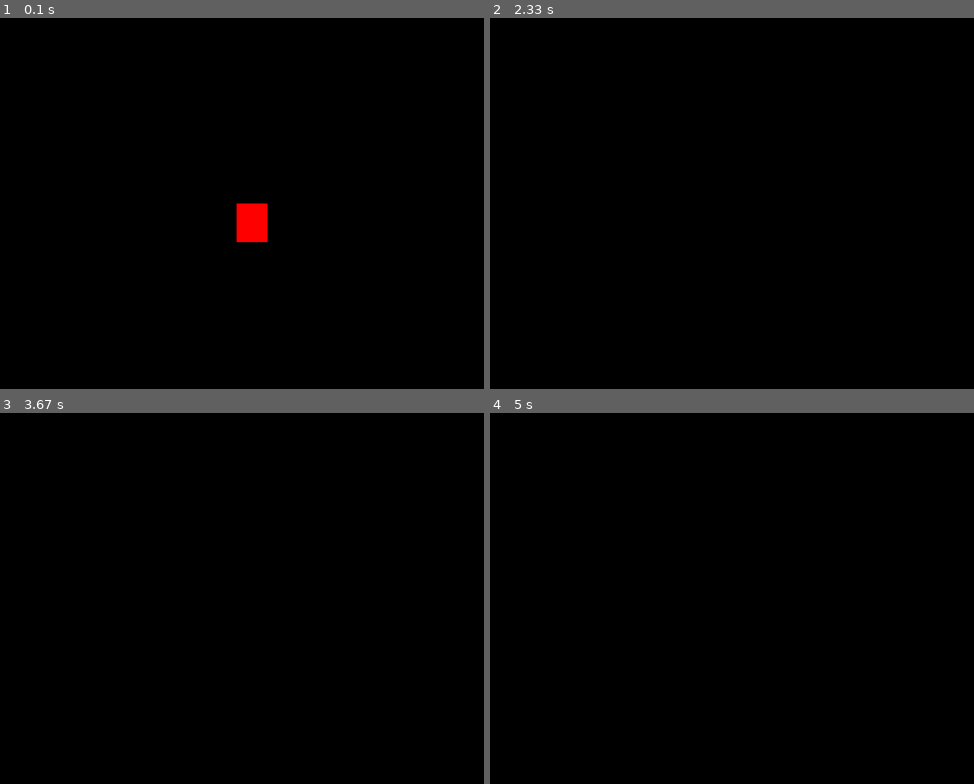
Above: before the commit, frames 1-4 (two rows, left to right).
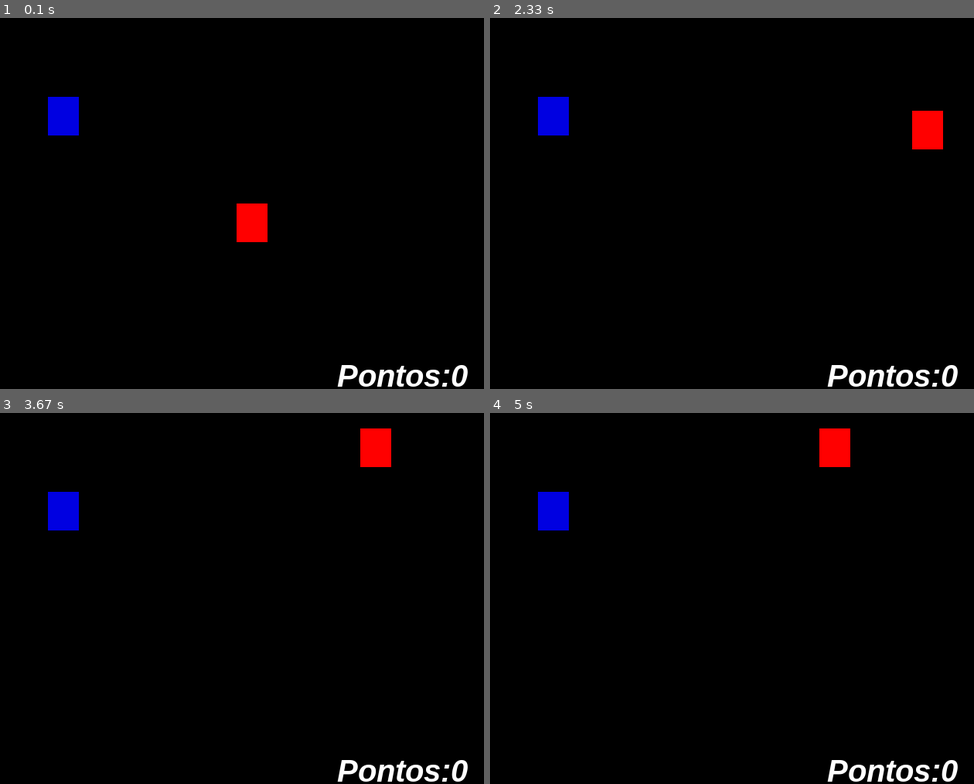
Above: after the commit, the same moments.

Repository: lomaferreira/pygame
Game: pygame game, started from init.py
Same seed, same stepped clock (60 frames per second), same inputs: the game is played once before the commit and once after it.
Inputs:
- Up to frame 1 (0.1 s): no input
- Up to frame 2 (2.33 s): hold D 0.33-0.8 s; hold W 0.83-1.13 s; hold D 1.17-1.63 s; hold A 1.67-2.2 s; hold S from 2.23 s (still down)
- Up to frame 3 (3.67 s): release S at 2.53 s; hold A 2.57-2.97 s; hold W 3-3.37 s; hold D from 3.4 s (still down)
- Up to frame 4 (5 s): release D at 4.03 s; hold A 4.47-4.93 s; hold D from 4.97 s (still down)

The runs differ from the first frame. In frame 1, 1.4% of the frame differs, in the area x 9-97%, y 21-100%; in frame 2, 2.1%; in frame 3, 2.1%; in frame 4, 2.1%.

Commit message:
add point count

Diff:
--- a/init.py
+++ b/init.py
@@ -3,16 +3,26 @@
 from pygame.locals import *
 # importa do modulo sys a função exit(fecha a janela do jogo)
 from sys import exit
+from random import randint #importa a funçao randint(sortea valores)
 
 pygame.init()  # inicializa todas as funções e variaveis
 
 
 largura = 640
 altura = 480
-x=largura/2 #controlam o movimento dos objetos(ta no centro(n exatamente))
-y=altura/2
+x = largura/2  # controlam o movimento dos objetos(ta no centro(n exatamente))
+y = altura/2
 
-relogio= pygame.time.Clock() #velocidade do movimento
+x_azul=randint(40,600) #posições de escolha pra x, desconsiderando a altura do retangulo pra n sair da tela
+y_azul=randint(50,430)
+
+
+pontos=0
+#pygame.font.get_fonts() ver as fontes disponiveis
+fonte=pygame.font.SysFont('arial',40,True,True)
+
+
+relogio = pygame.time.Clock()  # velocidade do movimento
 
 # cria um objeto que vai ser a tela largura=640 e h=480
 tela = pygame.display.set_mode((largura, altura))
@@ -20,8 +30,13 @@
 
 # loop infinito principal do jogo(atualização do jogo)
 while True:
-    tela.fill((0,0,0))#preenche a tela da cor preta a cada interação(n ver a prolongação do movimento )
-    relogio.tick(50)
+    # preenche a tela da cor preta a cada interação(n ver a prolongação do movimento )
+    tela.fill((0, 0, 0))
+    relogio.tick(30)
+
+    mensagem=f"Pontos:{pontos}"
+
+    texto_formatado=fonte.render(mensagem,True,(255,255,255)) #uni a msg e a fonte(mensagem, false=maisPixelado)
 
     # detecta se algum evento ocorreu
     for event in pygame.event.get():
@@ -30,23 +45,46 @@
             pygame.quit()
             exit()
 
-    if pygame.key.get_pressed()[K_a]:# Se teclar ou precionar a tecla A
-         x-=20
+    if pygame.key.get_pressed()[K_a]:  # Se teclar ou precionar a tecla A
+        x -= 20
     if pygame.key.get_pressed()[K_d]:
-        x+=20
+        x += 20
     if pygame.key.get_pressed()[K_w]:
-        y-=20
+        y -= 20
     if pygame.key.get_pressed()[K_s]:
-        y+=20
+        y += 20
 
-    pygame.draw.rect(tela,(255,0,0),(x,y,40,50))#desenha objeto na tela(superfice, cor, posição(x,y,width,height))
+
+
+    # desenha objeto na tela(superfice, cor, posição(x,y,width,height))
+    ret_vermelho=pygame.draw.rect(tela, (255, 0, 0), (x, y, 40, 50))
+    ret_azul=pygame.draw.rect(tela,(0,0,225),(x_azul,y_azul,40,50))
+
+    #colliderect método do retangulo de colizão
+    if ret_vermelho.colliderect(ret_azul):
+        x_azul=randint(40,600)
+        y_azul=randint(50,430)
+        pontos+=1
+
+    tela.blit(texto_formatado,(450,440))#rederiza a msg na tela na seguinte posição
+
+    # a cada interação do loop principal atualiza o jogo, para nao travar
+    pygame.display.update()
 
 
 
 
 
-    # a cada interação do loop principal atualiza o jogo, para nao travar
-    pygame.display.update()
+
+
+
+
+
+
+
+
+
+
 
 
 
@@ -64,7 +102,6 @@
     y+=1
     '''
 
-
     '''
         #controla movimentos(dentro do for event)
         if event.type == KEYDOWN:#qualquer tecla
